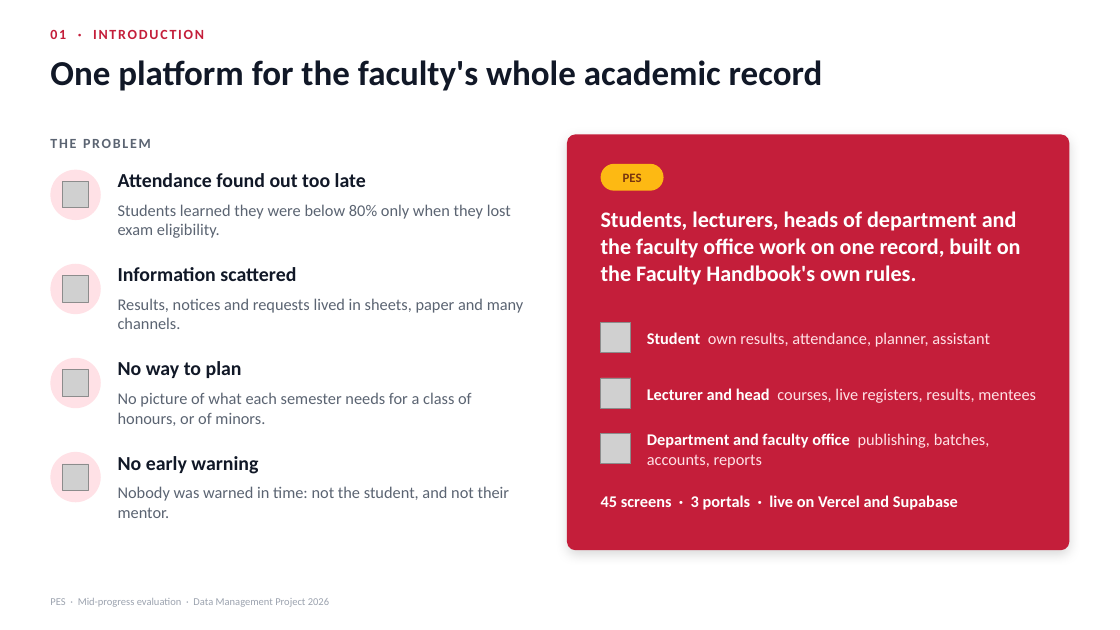
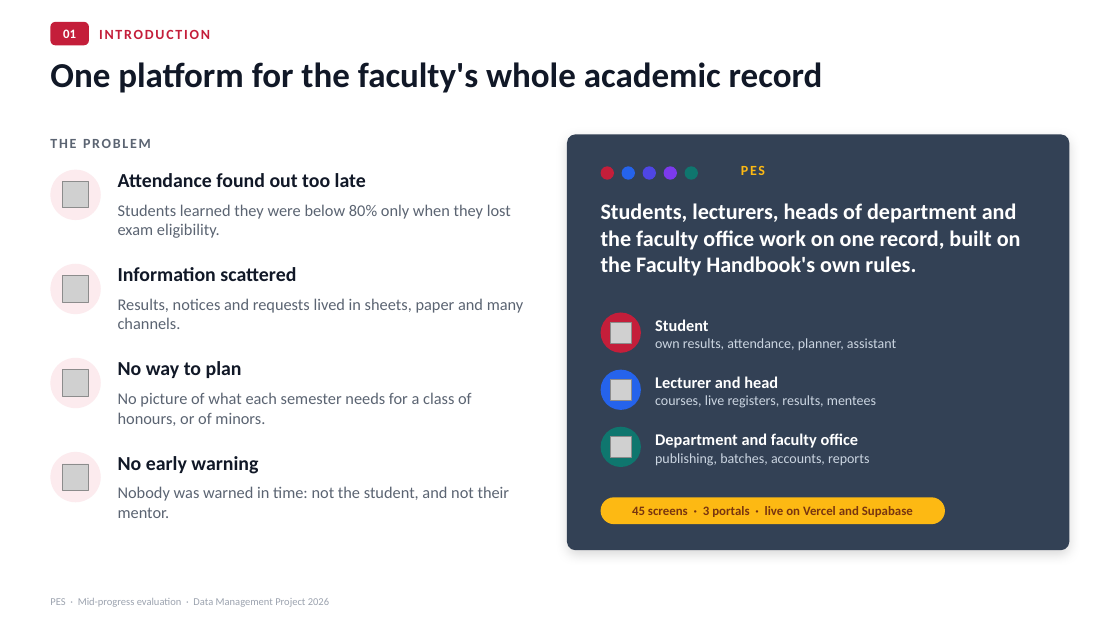
Before and after one commit to Senadheera-eng/Performance-Evaluation-System, a slide deck: slide 2 of presentations/PES_Mid_Progress_Evaluation.pptx. Drawn at 1120x630 pixels with LibreOffice and Linux fonts; fonts in the diff are those of the drawing; grey boxes stand for pictures. Boxes give left, top, right and bottom in pixels: in the first picture for what was removed or moved away, otherwise in the second. Text is boxed around its words. In the diff, an @@ line names an element or a change of style, - is before the commit and + after.

Commit message:
Redesign the presentation in all of PES's main colours
Follows the presenter's final cut and keeps its title slide. The
architecture diagram uses only straight connectors; the speech matches.

```diff
--- a/presentations/PES_Mid_Progress_Evaluation.pptx
+++ b/presentations/PES_Mid_Progress_Evaluation.pptx
@@ rounded rectangle added at (x1=50, y1=22, x2=89, y2=45), fill #C41E3A @@
@@ text added at (x1=63, y1=29, x2=76, y2=38), 11 pt, text #FFFFFF, bold @@
+01
@@ text "INTRODUCTION" at (x1=99, y1=30, x2=210, y2=39): vertical alignment top to middle @@
@@ text at (x1=99, y1=30, x2=210, y2=39): text changed @@
-01 · INTRODUCTION
+INTRODUCTION
@@ rounded rectangle at (x1=567, y1=134, x2=1070, y2=550): fill #C41E3A to #334155 @@
@@ rounded rectangle removed at (x1=601, y1=164, x2=664, y2=191) @@
@@ ellipse added at (x1=601, y1=166, x2=614, y2=180), fill #C41E3A @@
@@ ellipse added at (x1=622, y1=166, x2=635, y2=180), fill #2563EB @@
@@ ellipse added at (x1=643, y1=166, x2=656, y2=180), fill #4F46E5 @@
@@ ellipse added at (x1=664, y1=166, x2=677, y2=180), fill #7C3AED @@
@@ ellipse added at (x1=685, y1=166, x2=698, y2=180), fill #0F766E @@
@@ ellipse added at (x1=706, y1=166, x2=719, y2=180), fill #334155 @@
@@ text "PES" moved from (x1=623, y1=173, x2=642, y2=182) to (x1=741, y1=166, x2=765, y2=175) @@
@@ text "PES" at (x1=741, y1=166, x2=765, y2=175): size 11 to 12 pt, text colour #78350F to #FDB913, letter spacing 0 to 1.5 pt; alignment centre to left; vertical alignment middle to top @@
@@ text "Students, lecturers, heads of department ..." moved from (x1=601, y1=211, x2=1021, y2=285) to (x1=601, y1=203, x2=1021, y2=276) @@
@@ ellipse added at (x1=601, y1=313, x2=641, y2=353), fill #C41E3A @@
@@ picture resized from (x1=601, y1=323, x2=631, y2=353) to (x1=611, y1=323, x2=632, y2=344) @@
@@ text at (x1=655, y1=319, x2=896, y2=350): text changed; size 14 to 12 pt; text colour #FFE1E6 to #CBD5E1 @@
-Student own results, attendance, planner, assistant
+Student
+own results, attendance, planner, assistant
@@ ellipse added at (x1=601, y1=370, x2=641, y2=410), fill #2563EB @@
@@ picture resized from (x1=601, y1=378, x2=631, y2=408) to (x1=611, y1=380, x2=632, y2=401) @@
@@ text at (x1=655, y1=376, x2=876, y2=408): text changed; size 14 to 12 pt; text colour #FFE1E6 to #CBD5E1 @@
-Lecturer and head courses, live registers, results, mentees
+Lecturer and head
+courses, live registers, results, mentees
@@ ellipse added at (x1=601, y1=427, x2=641, y2=467), fill #0F766E @@
@@ picture resized from (x1=601, y1=434, x2=631, y2=464) to (x1=611, y1=437, x2=632, y2=458) @@
@@ text at (x1=655, y1=433, x2=869, y2=466): text changed; size 14 to 12 pt; text colour #FFE1E6 to #CBD5E1 @@
-Department and faculty office publishing, batches, accounts, reports
+Department and faculty office
+publishing, batches, accounts, reports
@@ text "45 screens · 3 portals ..." at (x1=632, y1=506, x2=913, y2=517): size 14 to 11 pt, text colour #FFFFFF to #78350F; alignment left to centre; vertical alignment top to middle @@
@@ rounded rectangle added at (x1=601, y1=497, x2=945, y2=524), fill #FDB913 @@
```
Also in this commit, not shown: 10 other slides changed, 2 slides removed, 1 other file.
